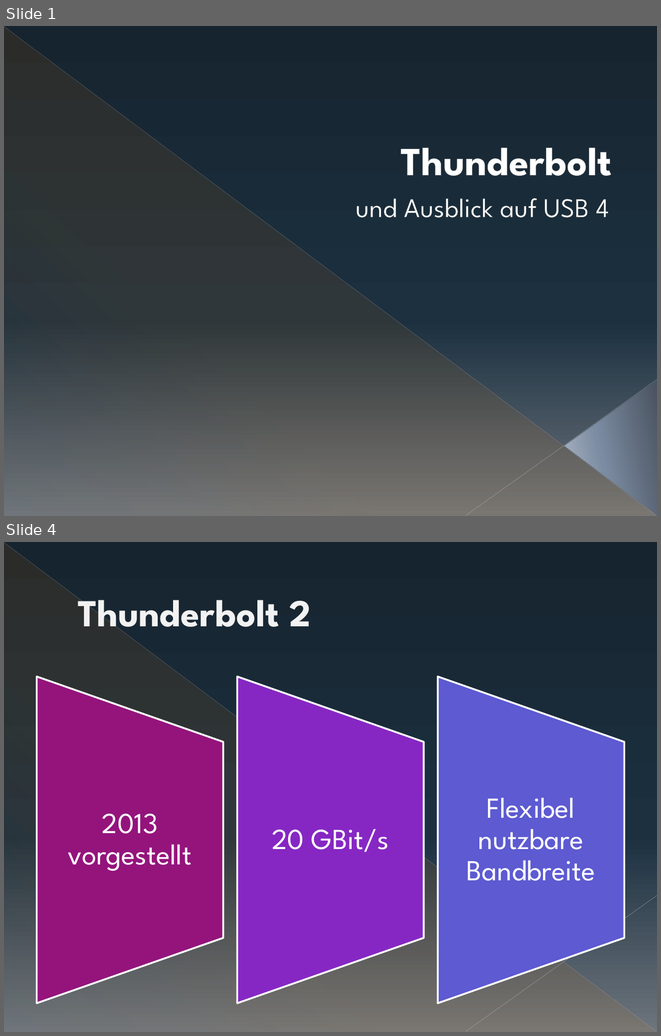
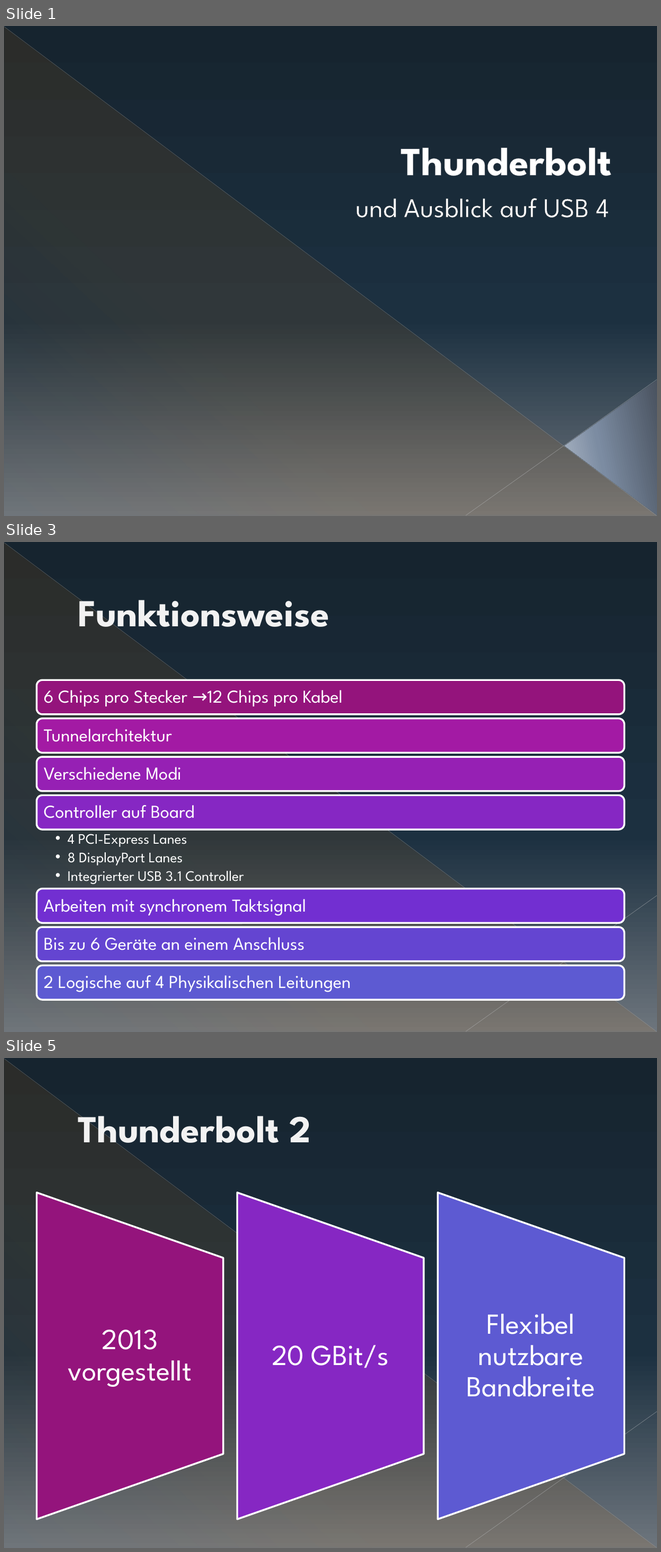
Before and after one commit to sewpalu/Compendia, a slide deck: doc/thunderbolt_presentation/Thunderbolt.pptx. Shown one above the other, each under a label of ours: slides 1 and 4 before the commit, slides 1, 3 and 5 after it; the slides between them are not shown. The pictures are 661x1036 and 661x1552 pixels, drawn with LibreOffice and Linux fonts; fonts in the diff are those of the drawing. Boxes give left, top, right and bottom in pixels: in the first picture for what was removed or moved away, otherwise in the second. Text is boxed around its words. In the diff, an @@ line names an element or a change of style, - is before the commit and + after.

```diff
--- a/doc/thunderbolt_presentation/Thunderbolt.pptx
+++ b/doc/thunderbolt_presentation/Thunderbolt.pptx
@@ slide 3 added at (x1=4, y1=542, x2=657, y2=1032), background gradient #162530 to #1D3140 to #6D767E; not listed: 3 template elements that a slide beside it also shows @@
@@ title added at (x1=78, y1=598, x2=329, y2=637), 42 pt, text #F2F2F2, bold @@
+Funktionsweise
@@ group added at (x1=37, y1=680, x2=624, y2=999): 8 texts, 7 rounded rectangles @@
+6 Chips pro Stecker →12 Chips pro Kabel
+Tunnelarchitektur
+Verschiedene Modi
+Controller auf Board
+  •• 4 PCI-Express Lanes
+  •• 8 DisplayPort Lanes
+  •• Integrierter USB 3.1 Controller
+Arbeiten mit synchronem Taktsignal
+Bis zu 6 Geräte an einem Anschluss
+2 Logische auf 4 Physikalischen Leitungen
@@ what was slide 4 is now slide 5 @@
```
Also in this commit, not shown: 4 slides changed, 1 other slide added.
